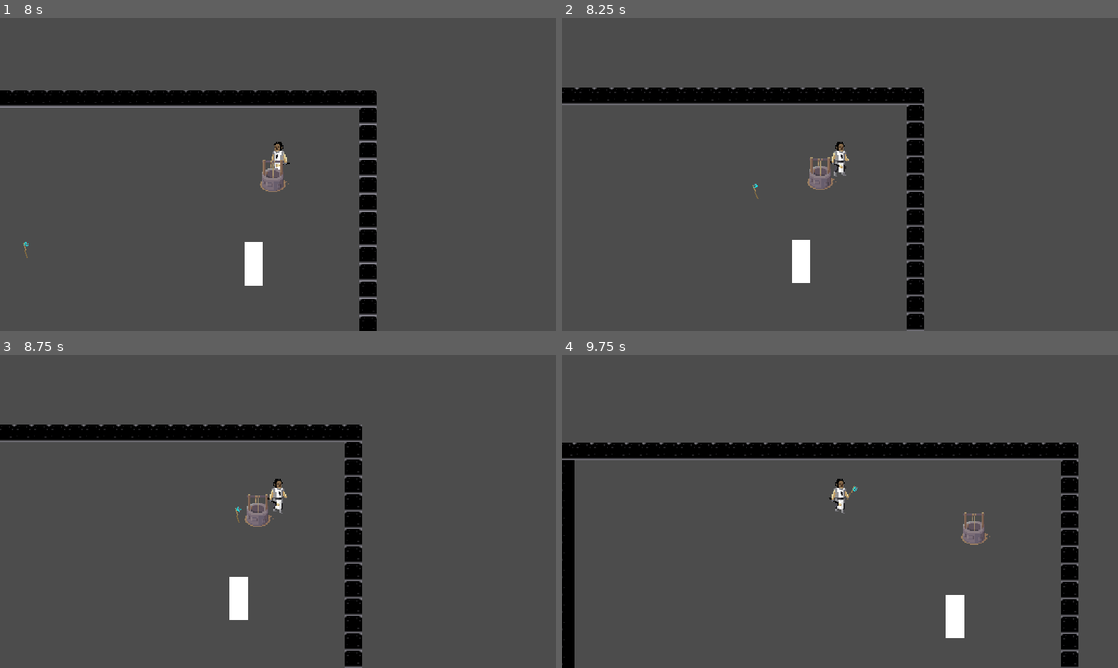
Above: before the commit, frames 1-4 (two rows, left to right).
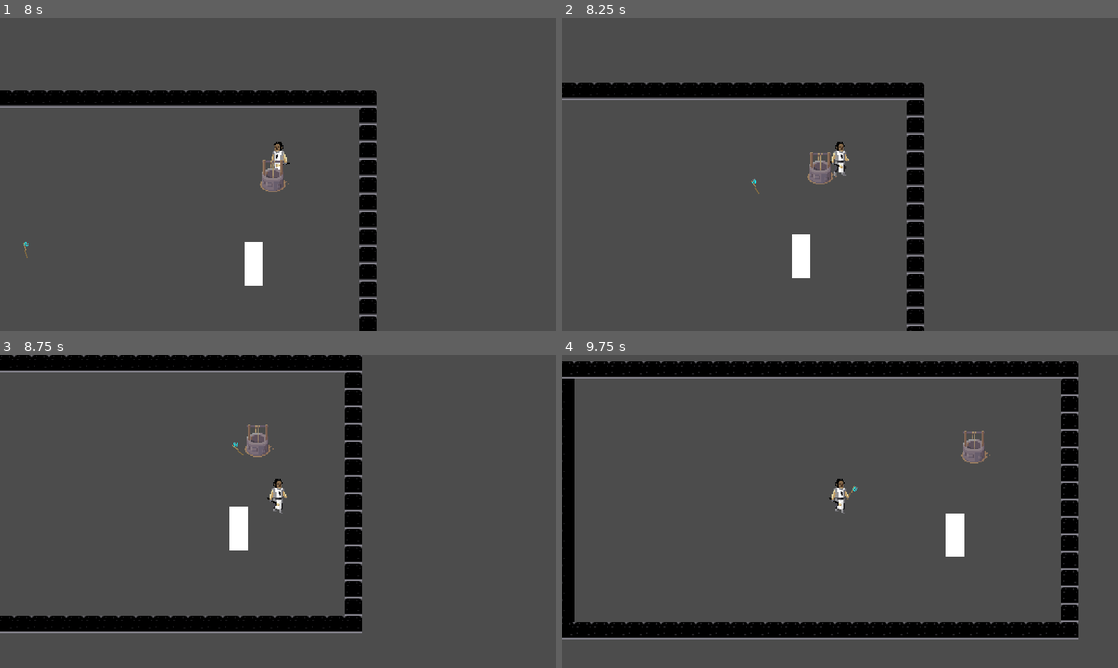
Above: after the commit, the same moments.

Repository: JillyMan/killer-in-london
Game: Godot game, scene res://src/levels/character_test_scene/CharacterTest.tscn
Same seed, same stepped clock (60 frames per second), same inputs: the game is played once before the commit and once after it. This scene is started directly instead of the project's main scene.
Inputs (mouse positions are in pixels of both pictures, inside the frame that each line leads up to):
- Up to frame 1 (8 s): tap Enter at 0.5 s; move the mouse to (400, 158) at 0.52 s; hold D (player_move_right) 0.53-1.28 s; click (400, 158) at 0.6 s; move the mouse to (166, 190) at 1.27 s; hold S (player_move_down) 1.28-2.03 s; right-click (166, 190) at 1.35 s; move the mouse to (333, 105) at 2.02 s; hold D (player_move_right) 2.03-2.78 s; tap Space (player_dash) at 2.1, 4.35, 6.6 s; move the mouse to (250, 237) at 2.77 s; hold W (player_move_up) 2.78-3.53 s; click (250, 237) at 2.85 s; move the mouse to (444, 221) at 3.52 s; hold A (player_move_left) 3.53-5.03 s; right-click (444, 221) at 3.6 s; move the mouse to (111, 127) at 4.27 s; move the mouse to (305, 174) at 5.02 s; hold S (player_move_down) 5.03-5.78 s; click (305, 174) at 5.1 s; move the mouse to (194, 96) at 5.77 s; hold D (player_move_right) 5.78-6.53 s; right-click (194, 96) at 5.85 s; move the mouse to (400, 158) at 6.52 s; hold W (player_move_up) 6.53-7.28 s; move the mouse to (166, 190) at 7.27 s; hold D (player_move_right) from 7.28 s (still down); click (166, 190) at 7.35 s
- Up to frame 2 (8.25 s): move the mouse to (895, 105) at 8.02 s; release D (player_move_right) at 8.03 s; hold S (player_move_down) from 8.03 s (still down); right-click (895, 105) at 8.1 s
- Up to frame 3 (8.75 s): keep holding S (player_move_down)
- Up to frame 4 (9.75 s): move the mouse to (812, 574) at 8.77 s; release S (player_move_down) at 8.78 s; hold A (player_move_left) 8.78-9.53 s; tap Space (player_dash) at 8.85 s; move the mouse to (1006, 558) at 9.52 s; hold W (player_move_up) from 9.53 s (still down); click (1006, 558) at 9.6 s

Frame 1 is identical in both runs. In frame 2, 3.7% of the frame differs, in the area x 0-66%, y 20-100%; in frame 3, 12%; in frame 4, 17%, in the area x 0-93%, y 2-100%.

Commit message:
upgrate damage system to disable collision with enemy without attack

Diff:
--- a/killer-in-london/src/entities/environment/weapon/axe/Axe.gd
+++ b/killer-in-london/src/entities/environment/weapon/axe/Axe.gd
@@ -5,6 +5,8 @@
 export var comeback_speed : float = 2000
 
 export var max_throw_distance : float = 100
+
+onready var damage_producer_shape : CollisionShape2D = $DamageProducer/CollisionShape2D2
 
 signal on_weapon_returned
 signal on_return_failed
--- a/killer-in-london/src/entities/environment/weapon/axe/state/Idle.gd
+++ b/killer-in-london/src/entities/environment/weapon/axe/state/Idle.gd
@@ -1,5 +1,9 @@
 extends State
 
-func tick(delta):
-	#do not nothing
-	pass
+func enter(payload):
+	print("entered")
+	host.damage_producer_shape.set_deferred("disabled", true)
+
+func exit(payload):
+	print("exited")
+	host.damage_producer_shape.set_deferred("disabled", false)
--- a/killer-in-london/src/levels/character_test_scene/CharacterTest.tscn
+++ b/killer-in-london/src/levels/character_test_scene/CharacterTest.tscn
@@ -6,6 +6,8 @@
 [ext_resource path="res://src/libs/damage_system/HitBox.gd" type="Script" id=4]
 [ext_resource path="res://src/libs/damage_system/HealthPoints.gd" type="Script" id=5]
 [ext_resource path="res://src/levels/character_test_scene/Node2D.gd" type="Script" id=6]
+
+[sub_resource type="RectangleShape2D" id=5]
 
 [sub_resource type="TileSet" id=1]
 0/name = "dungeon_tileset_calciumtrice.png 0"
@@ -52,7 +54,7 @@
 2/z_index = 0
 
 [sub_resource type="RectangleShape2D" id=2]
-extents = Vector2( 13.0996, 5.77363 )
+extents = Vector2( 10.0435, 5.77363 )
 
 [sub_resource type="RectangleShape2D" id=3]
 extents = Vector2( 7.99491, 237.164 )
@@ -64,13 +66,19 @@
 
 [node name="Player" parent="." instance=ExtResource( 1 )]
 position = Vector2( 243.274, 149.801 )
-collision_layer = 6
-collision_mask = 6
+collision_layer = 7
+collision_mask = 7
 speed = 30.0
 friction = 0.2
 
 [node name="Camera2D" type="Camera2D" parent="Player"]
 current = true
+
+[node name="Area2D" type="Area2D" parent="Player"]
+
+[node name="CollisionShape2D" type="CollisionShape2D" parent="Player/Area2D"]
+position = Vector2( 2.15149, -14.1384 )
+shape = SubResource( 5 )
 
 [node name="TileMap" type="TileMap" parent="."]
 tile_set = SubResource( 1 )
@@ -83,7 +91,7 @@
 collision_mask = 5
 
 [node name="CollisionShape2D" type="CollisionShape2D" parent="TileMap/KinematicBody2D"]
-position = Vector2( 400.619, 103.959 )
+position = Vector2( 400.241, 103.375 )
 shape = SubResource( 2 )
 
 [node name="Border" type="KinematicBody2D" parent="TileMap"]
--- a/killer-in-london/src/libs/damage_system/HitBox.gd
+++ b/killer-in-london/src/libs/damage_system/HitBox.gd
@@ -6,14 +6,15 @@
 export var health_points_node_path : NodePath
 var health_points : HealthPoints
 
-
 func _ready():
 	connect("area_entered", self, "on_damage_producer_enter")
 	health_points = get_node(health_points_node_path)
 	pass
 
+func on_damage_producer_enter(damage_producer : DamageProducer):
+	if not damage_producer is DamageProducer:
+		return
 
-func on_damage_producer_enter(damage_producer : DamageProducer):
 	if damage_producer.initiator == owner:
 		return
 
Not shown: 1 places in killer-in-london/src/levels/character_test_scene/CharacterTest.tscn that only renumber resources
